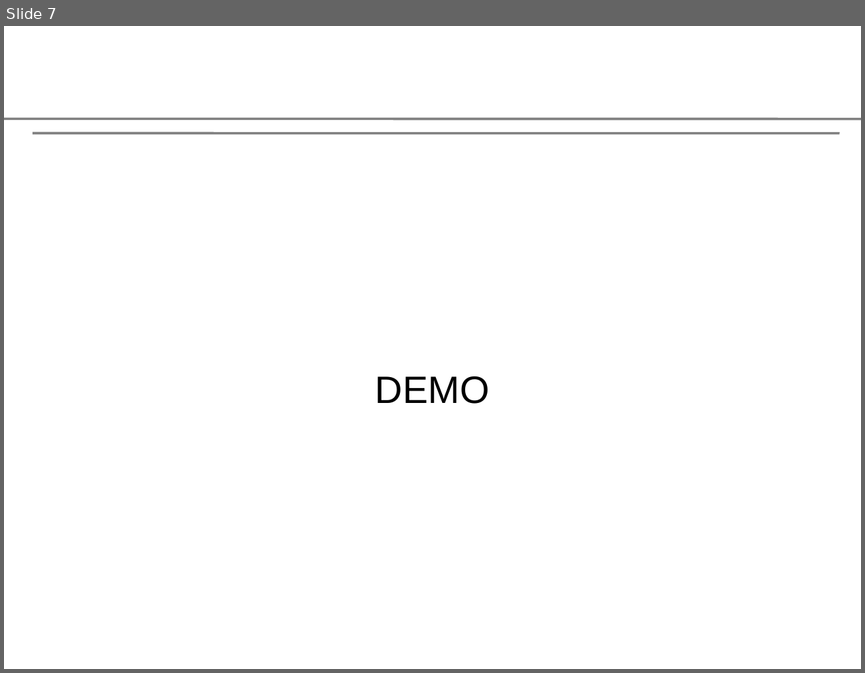
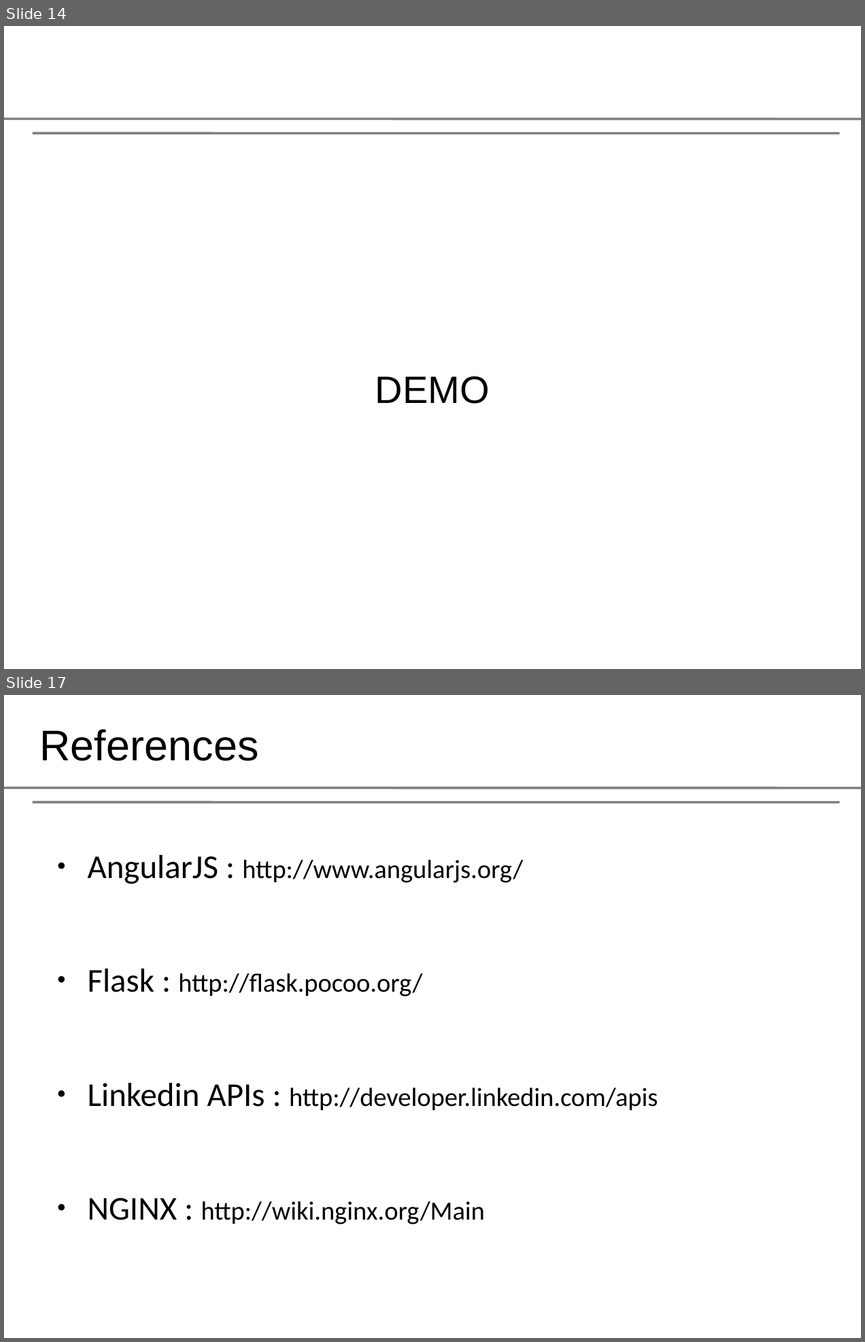
Before and after one commit to aashish-pathak/leadsnetwork, a slide deck: leads_in.odp. Shown one above the other, each under a label of ours: slide 7 before the commit, slides 14 and 17 after it; the slides between them are not shown. The pictures are 865x673 and 865x1342 pixels, drawn with LibreOffice and Linux fonts; fonts in the diff are those of the drawing; background and template pictures are left out. Boxes give left, top, right and bottom in pixels: in the first picture for what was removed or moved away, otherwise in the second. Text is boxed around its words. In the diff, an @@ line names an element or a change of style, - is before the commit and + after.

```diff
--- a/leads_in.odp
+++ b/leads_in.odp
@@ slide 17 added at [4,695,861,1338], background #FFFFFF; not listed: 2 template elements that a slide beside it also shows @@
@@ title added at [39,729,258,761], 36 pt, text #000000 @@
+References
@@ text added at [88,855,658,1224], 22 pt, text #000000 @@
+● AngularJS : http://www.angularjs.org/
+● Flask : http://flask.pocoo.org/
+● Linkedin APIs : http://developer.linkedin.com/apis
+● NGINX : http://wiki.nginx.org/Main
@@ what was slide 7 is now slide 14 @@
```
Also in this commit, not shown: 2 slides changed, 20 other slides added, 1 slide removed.
